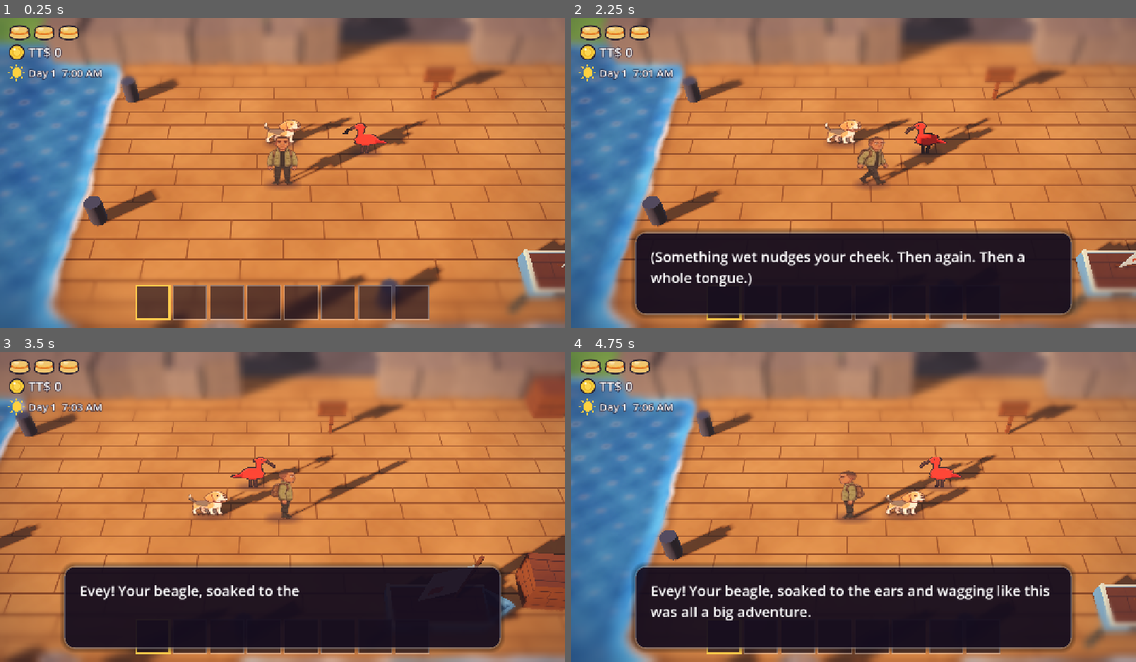
Above: before the commit, frames 1-4 (two rows, left to right).
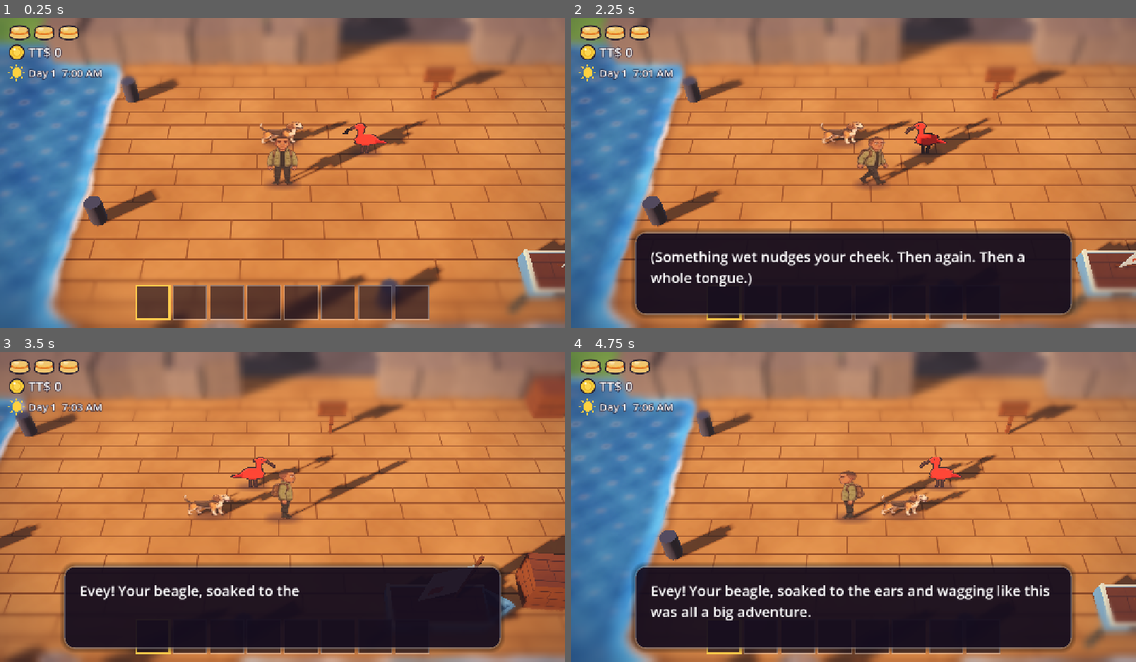
Above: after the commit, the same moments.

Repository: trinineba-oss/Claude-workarea
Game: Godot game, scene res://scenes/game.tscn
Same seed, same stepped clock (60 frames per second), same inputs: the game is played once before the commit and once after it.
Inputs (mouse positions are in pixels of both pictures, inside the frame that each line leads up to):
- Up to frame 1 (0.25 s): no input
- Up to frame 2 (2.25 s): tap Enter at 0.5 s; move the mouse to (977, 157) at 0.52 s; hold Right (move_right) 0.53-1.25 s; tap V (dog) at 0.6, 2.1 s; click (977, 157) at 0.67 s; drag from (740, 188) to (825, 235) at 1.27 s; move the mouse to (910, 104) at 2.02 s; hold Right (move_right) from 2.03 s (still down)
- Up to frame 3 (3.5 s): release Right (move_right) at 2.75 s; drag from (254, 569) to (113, 460) at 2.77 s
- Up to frame 4 (4.75 s): move the mouse to (1023, 553) at 3.52 s; hold Left (move_left) 3.53-4.25 s; tap X (item) at 3.6 s; tap V (dog) at 3.8 s; drag from (684, 460) to (768, 429) at 4.27 s

The runs differ from the first frame. In frame 1, 0.4% of the frame differs, in the area x 46-63%, y 32-41%; in frame 2, 0.5%; in frame 3, 0.5%, in the area x 32-49%, y 44-53%; in frame 4, 0.5%.

Commit message:
Evey from the owner's newer sheet (v3); she sniffs
- art_src/painted/sheet_v3.jpg: Evey's turnaround, 4-frame walk, crouch
  and leap, sniff, biting lunge and happy standing pose (no collar)
- tools/painted_sheets.py reads each group from its own sheet (Chad from
  v2, Evey from v3) and clears painted floor shadow under Evey
- Evey idles in her happy side pose, bites with crouch-lunge-leap, and
  noses the ground (new "sniff" animation) while digging and when she
  catches a buried scent
- view_test checks the sniff; docs say which sheet each comes from

Co-Authored-By: Claude Opus 5.5 <noreply@anthropic.com>
Claude-Session: https://claude.ai/code/session_01NxkNS8Xn8Aik2ZkHhgLkjK

Diff:
--- a/projects/pixel-game/assets/characters/sheets.json
+++ b/projects/pixel-game/assets/characters/sheets.json
@@ -461,17 +461,22 @@
       },
       "walk": {
         "row": 4,
-        "frames": 5,
-        "rows": 4
-      },
-      "sit": {
-        "row": 8,
-        "frames": 1,
-        "rows": 4
-      },
-      "bite": {
-        "row": 12,
-        "frames": 3,
+        "frames": 4,
+        "rows": 4
+      },
+      "sit": {
+        "row": 8,
+        "frames": 1,
+        "rows": 4
+      },
+      "bite": {
+        "row": 12,
+        "frames": 3,
+        "rows": 4
+      },
+      "sniff": {
+        "row": 16,
+        "frames": 1,
         "rows": 4
       }
     }
--- a/projects/pixel-game/scripts/view/pixel_body.gd
+++ b/projects/pixel-game/scripts/view/pixel_body.gd
@@ -108,6 +108,8 @@
 			next = "sit"
 		elif float(source.get("_bite_cooldown")) > Companion.BITE_COOLDOWN - 0.3:
 			next = "bite"
+		elif not moving and _sniffing(source):
+			next = "sniff"
 	elif source is Npc or source is TopDog:
 		var player := source.get_tree().get_first_node_in_group("player") as Node2D
 		if player != null and not moving:
@@ -121,6 +123,13 @@
 	if next != anim_name:
 		anim_name = next
 		_time = 0.0
+
+
+## Evey noses the ground while digging and for a moment after catching a buried scent.
+func _sniffing(dog: Node2D) -> bool:
+	if dog.mode == Companion.Mode.DIG:
+		return true
+	return float(dog.get("_sniff_cooldown")) > Companion.SNIFF_EVERY - 1.2
 
 
 func _show_frame(source: Node2D, velocity: Vector2) -> void:
--- a/projects/pixel-game/tests/view_test.gd
+++ b/projects/pixel-game/tests/view_test.gd
@@ -128,6 +128,12 @@
 		not evey_body.is_empty() and evey_body[0].sheet == Looks.sheet_by_key("companion"),
 		"Evey is the beagle"
 	)
+	evey.set("_sniff_cooldown", Companion.SNIFF_EVERY)
+	await _frames(2)
+	_check(evey_body[0].anim_name == "sniff", "she noses the ground when she catches a scent")
+	evey.set("_sniff_cooldown", 0.0)
+	await _frames(2)
+	_check(evey_body[0].anim_name != "sniff", "and looks up again")
 	var fisher: Npc = npcs.filter(func(n): return n.character_id == "fisherman")[0]
 	var fisher_body: Array = view.entity_view(fisher).find_children("*", "PixelBody", true, false)
 	_check(not fisher_body.is_empty(), "townspeople have pixel bodies")
Binary file added: projects/pixel-game/art_src/painted/sheet_v3.jpg
Binary file changed: projects/pixel-game/assets/characters/evey_painted.png
Not shown, changed: projects/pixel-game/docs/03-art-style.md
Not shown, changed: projects/pixel-game/docs/04-assets.md
Not shown, changed: projects/pixel-game/docs/15-character-art-prompts.md
Not shown, changed: projects/pixel-game/tools/painted_sheets.py
